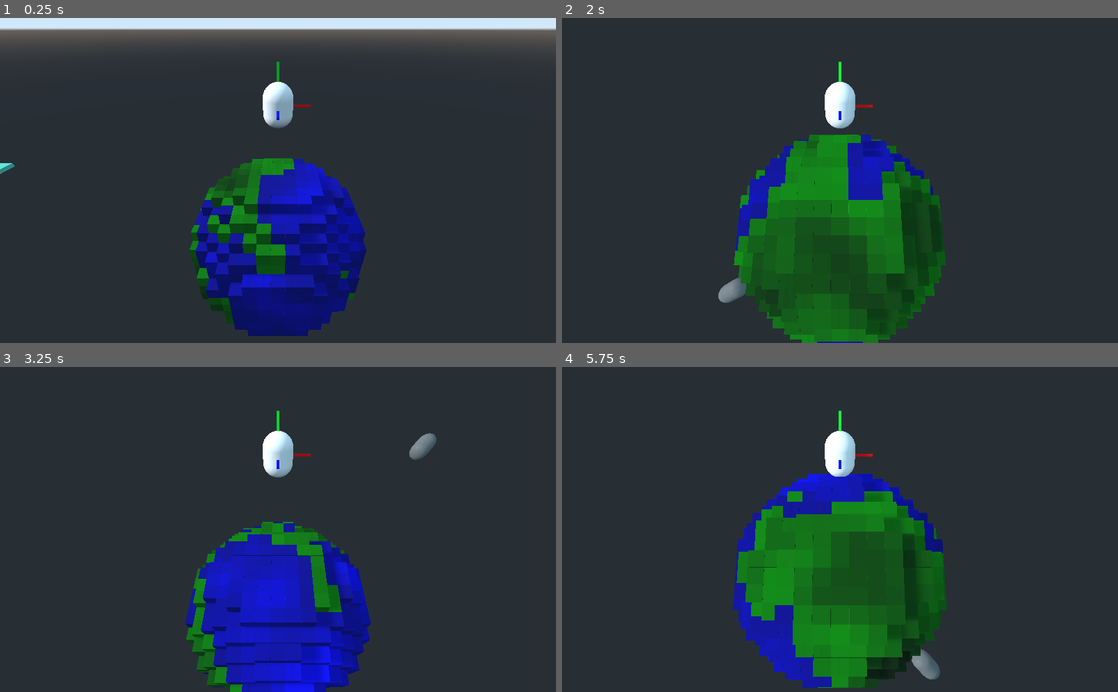
Above: before the commit, frames 1-4 (two rows, left to right).
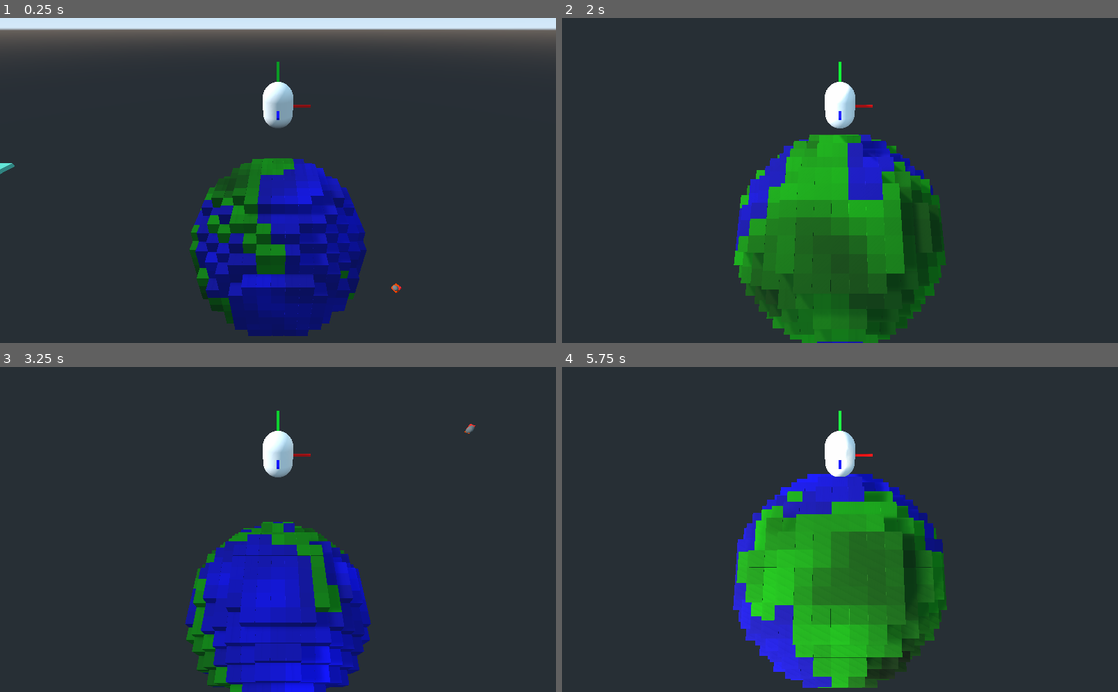
Above: after the commit, the same moments.

Repository: kevinms/godot-wild-jam-23
Game: Godot game, scene res://Game.tscn
Same seed, same stepped clock (60 frames per second), same inputs: the game is played once before the commit and once after it.
Inputs (mouse positions are in pixels of both pictures, inside the frame that each line leads up to):
- Up to frame 1 (0.25 s): no input
- Up to frame 2 (2 s): tap Enter (enter) at 0.5, 0.6, 1.35 s; move the mouse to (867, 180) at 0.52 s; hold W (forward) from 0.53 s (still down); tap Space (jump) at 0.77, 1.52 s; move the mouse to (812, 180) at 1.27 s
- Up to frame 3 (3.25 s): keep holding W (forward); move the mouse to (289, 523) at 2.02 s; press the mouse at (289, 523) at 2.03 s; tap Enter (enter) at 2.3, 2.85 s; move the mouse to (272, 536) at 2.77 s; release the mouse at (272, 536) at 2.78 s; tap Space (jump) at 3.02 s
- Up to frame 4 (5.75 s): keep holding W (forward); move the mouse to (878, 532) at 3.52 s; tap Enter (enter) at 3.6, 4.55, 5.1 s; tap Space (jump) at 3.77, 4.52 s; move the mouse to (795, 526) at 4.27 s; click (795, 526) at 4.35 s; move the mouse to (845, 529) at 5.02 s

The runs differ from the first frame. In frame 1, less than 0.1% of the frame differs, in the area x 70-73%, y 81-85%; in frame 2, 5.9%; in frame 3, 0.3%; in frame 4, 14%, in the area x 30-68%, y 19-99%.

Commit message:
Played around with rocket trails and rocket spot lights.

Diff:
--- a/Game.gd
+++ b/Game.gd
@@ -31,14 +31,14 @@
 		return
 
 	fire_missile()
-	next_fire = rand_range(0, 3)
+	next_fire = rand_range(0, 1)
 	sec_elapsed = 0
 
 onready var missile_scene = load("res://Missile.tscn")
 
 func fire_missile():
 	print("launching missile")
-	var launch_origin = random_point_on_sphere(30.0)
+	var launch_origin = random_point_on_sphere(100.0)
 
 	var missile = missile_scene.instance()
 	missile.translate(launch_origin)
--- a/Game.tscn
+++ b/Game.tscn
@@ -60,5 +60,6 @@
 [node name="Camera" type="Camera" parent="Player"]
 transform = Transform( 1, 0, 0, 0, 0.792652, 0.609675, 0, -0.609675, 0.792652, 0, 5.47584, 15.2147 )
 current = true
+far = 200.0
 
 [node name="Planet" parent="." instance=ExtResource( 4 )]
--- a/Missile.tscn
+++ b/Missile.tscn
@@ -15,7 +15,34 @@
 
 [sub_resource type="CapsuleShape" id=3]
 
+[sub_resource type="Gradient" id=5]
+offsets = PoolRealArray( 0.844444, 1 )
+colors = PoolColorArray( 0.984314, 0.0156863, 0.0156863, 1, 0, 0, 0, 1 )
+
+[sub_resource type="GradientTexture" id=6]
+gradient = SubResource( 5 )
+
+[sub_resource type="ParticlesMaterial" id=4]
+emission_shape = 1
+emission_sphere_radius = 1.0
+gravity = Vector3( 0, 0, 9.8 )
+scale_random = 0.17
+color_ramp = SubResource( 6 )
+hue_variation = 0.02
+hue_variation_random = 0.52
+
+[sub_resource type="SpatialMaterial" id=7]
+vertex_color_use_as_albedo = true
+ao_enabled = true
+ao_light_affect = 0.0
+ao_on_uv2 = false
+ao_texture_channel = 0
+
+[sub_resource type="CubeMesh" id=8]
+material = SubResource( 7 )
+
 [node name="Missile" type="KinematicBody"]
+transform = Transform( 0.671495, 0, 0, 0, 0.671495, 0, 0, 0, 0.671495, 0, 0, 0 )
 script = ExtResource( 1 )
 
 [node name="MeshInstance" type="MeshInstance" parent="."]
@@ -26,3 +53,19 @@
 [node name="CollisionShape" type="CollisionShape" parent="."]
 transform = Transform( 1, 0, 0, 0, 1, 0, 0, 0, 1.52721, 0, 0, 0 )
 shape = SubResource( 3 )
+
+[node name="Particles" type="Particles" parent="."]
+transform = Transform( 0.868456, 0, 0, 0, 0.868456, 0, 0, 0, 0.868456, 0, 0, 1.85534 )
+amount = 40
+lifetime = 2.0
+speed_scale = 2.0
+process_material = SubResource( 4 )
+draw_pass_1 = SubResource( 8 )
+
+[node name="SpotLight" type="SpotLight" parent="."]
+transform = Transform( 1.48921, 0, 0, 0, 1.48921, 0, 0, 0, 1.48921, 0, 0, 0 )
+light_color = Color( 0.976471, 0.854902, 0.682353, 1 )
+light_energy = 7.63
+shadow_enabled = true
+spot_range = 52.7
+spot_angle = 27.6469
--- /dev/null
+++ b/Voxel.gd
@@ -0,0 +1,16 @@
+extends StaticBody
+
+
+# Declare member variables here. Examples:
+# var a = 2
+# var b = "text"
+
+
+# Called when the node enters the scene tree for the first time.
+func _ready():
+	set_process(false)
+
+
+# Called every frame. 'delta' is the elapsed time since the previous frame.
+#func _process(delta):
+#	pass
--- a/Voxel.tscn
+++ b/Voxel.tscn
@@ -1,13 +1,20 @@
-[gd_scene load_steps=4 format=2]
+[gd_scene load_steps=5 format=2]
+
+[ext_resource path="res://Voxel.gd" type="Script" id=1]
 
 [sub_resource type="CubeMesh" id=1]
 
 [sub_resource type="SpatialMaterial" id=2]
 albedo_color = Color( 0.184314, 0.952941, 0.486275, 1 )
+ao_enabled = true
+ao_light_affect = 0.0
+ao_on_uv2 = false
+ao_texture_channel = 0
 
 [sub_resource type="BoxShape" id=3]
 
 [node name="Voxel" type="StaticBody"]
+script = ExtResource( 1 )
 
 [node name="MeshInstance" type="MeshInstance" parent="."]
 transform = Transform( 0.497114, 0, 0, 0, 0.497114, 0, 0, 0, 0.497114, 0, 0, 0 )
Not shown: 1 places in Missile.tscn that only renumber resources
